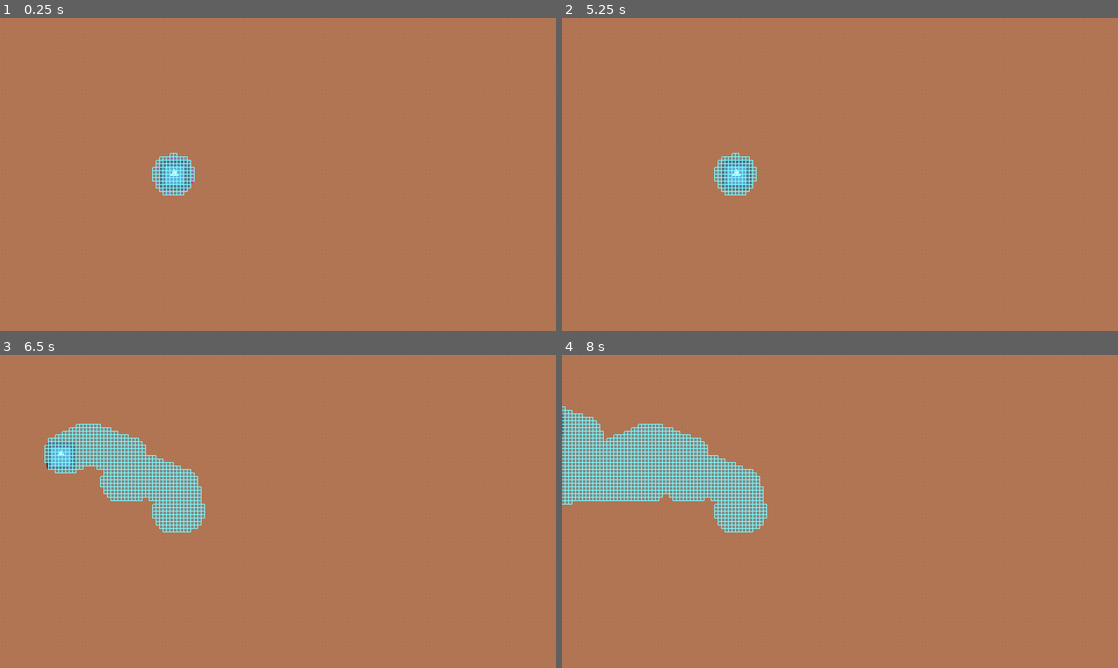
Above: before the commit, frames 1-4 (two rows, left to right).
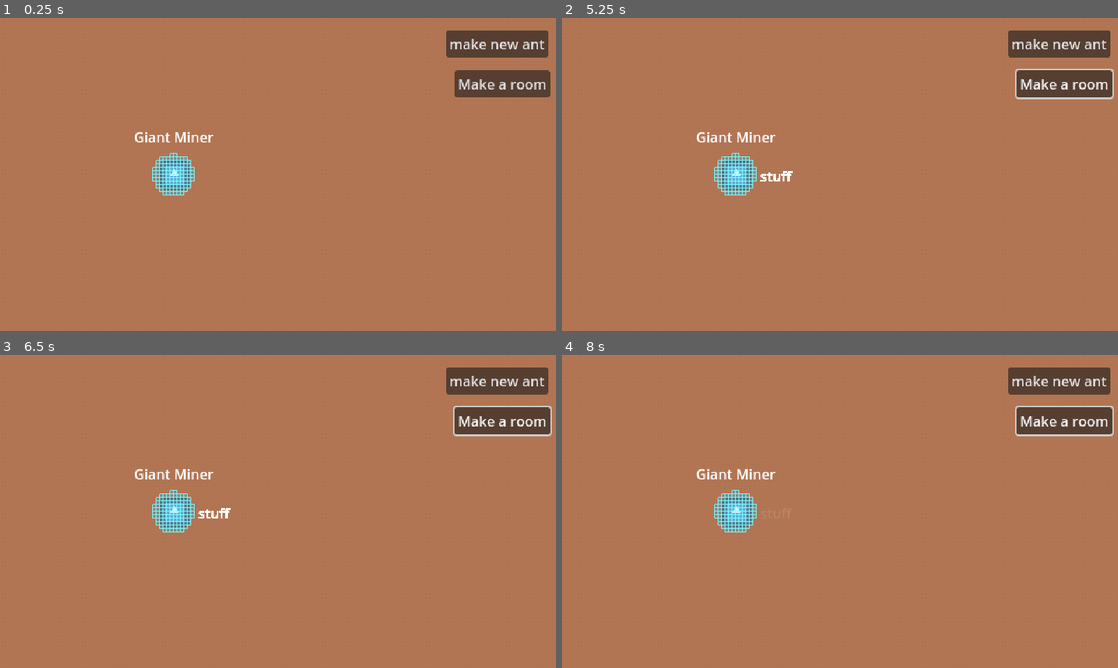
Above: after the commit, the same moments.

Repository: AlbieGray/LD57
Game: Godot game, scene res://Scenes/Game.tscn
Two runs of this game, one before a commit and one after it. Both use one fixed random seed, a clock stepped at 60 frames per second and the inputs below. The engine's default icon, where the game draws it, is replaced by a stand-in: a white triangle on a blue panel in a dark square.
Inputs (mouse positions are in pixels of both pictures, inside the frame that each line leads up to):
- Up to frame 1 (0.25 s): no input
- Up to frame 2 (5.25 s): click (1062, 83) at 0.5 s, where only the run after the commit has a clickable "Make a room"; click (1056, 43) at 1.25 s, where only the run after the commit has a clickable "make new ant"; click (1056, 43) at 2 s, where only the run after the commit has a clickable "make new ant"; click (1062, 83) at 2.75 s, where only the run after the commit has a clickable "Make a room"; click (1056, 43) at 3.5 s, where only the run after the commit has a clickable "make new ant"; click (1062, 83) at 4.25 s, where only the run after the commit has a clickable "Make a room"; tap Enter at 5 s; move the mouse to (962, 158) at 5.02 s; press the mouse at (962, 158) at 5.03 s
- Up to frame 3 (6.5 s): tap Space (make_room) at 5.3, 5.85 s; move the mouse to (166, 527) at 5.77 s; release the mouse at (166, 527) at 5.78 s; right-click (166, 527) at 6.05 s
- Up to frame 4 (8 s): move the mouse to (895, 442) at 6.52 s; hold Right mouse button (rightMouse) 6.53-7.28 s; click (895, 442) at 6.8 s; move the mouse to (812, 574) at 7.27 s; click (812, 574) at 7.35 s; tap Space (make_room) at 7.55 s

The runs differ from the first frame. In frame 1, 3.4% of the frame differs, in the area x 24-99%, y 4-57%; in frame 2, 3.7%; in frame 3, 7.9%; in frame 4, 11%, in the area x 0-100%, y 4-57%.
Error after the commit: Invalid call. Nonexistent function 'make_room' in base 'Nil'. (res://hud.gd:10)

Commit message:
names, speech and pathfinding bugfixes. multiple ants

Diff:
--- a/Scenes/Ant.tscn
+++ b/Scenes/Ant.tscn
@@ -12,12 +12,19 @@
 [sub_resource type="RectangleShape2D" id="RectangleShape2D_0aatc"]
 size = Vector2(31, 31)
 
+[sub_resource type="Curve2D" id="Curve2D_0aatc"]
+_data = {
+"points": PackedVector2Array(0, 0, 0, 0, 149, -1, 0, 0, 0, 0, 203, 2, 0, 0, 0, 0, 172, -51, 0, 0, 0, 0, 129, -52, 0, 0, 0, 0, 128, -3, 0, 0, 0, 0, 87, -1, 0, 0, 0, 0, 89, -45, 0, 0, 0, 0, 124, -77, 0, 0, 0, 0, 190, -75, 0, 0, 0, 0, 229, -28, 0, 0, 0, 0, 245, -1, 0, 0, 0, 0, 288, 0, 0, 0, 0, 0, 258, -51, 0, 0, 0, 0, 201, -96, 0, 0, 0, 0, 131, -100, 0, 0, 0, 0, 69, -69, 0, 0, 0, 0, 27, -21, 0, 0, 0, 0, 31, 3, 0, 0, 0, 0, 148, -1)
+}
+point_count = 19
+
 [node name="ant" type="CharacterBody2D"]
 collision_layer = 2
 collision_mask = 0
 script = ExtResource("1_yahas")
 
 [node name="SelectedRing" type="Sprite2D" parent="."]
+visible = false
 position = Vector2(1, 18)
 scale = Vector2(0.116, 0.112)
 texture = ExtResource("2_0aatc")
@@ -52,4 +59,37 @@
 position = Vector2(0.5, 5.5)
 shape = SubResource("RectangleShape2D_0aatc")
 
+[node name="NameTag" type="Label" parent="."]
+offset_left = -59.0
+offset_top = -50.0
+offset_right = 60.0
+offset_bottom = -27.0
+text = "ant_name_here"
+horizontal_alignment = 1
+metadata/_edit_use_anchors_ = true
+
+[node name="Speech" type="Label" parent="."]
+offset_left = 28.0
+offset_top = -5.0
+offset_right = 122.0
+offset_bottom = 18.0
+metadata/_edit_use_anchors_ = true
+
+[node name="VoicelineTimer" type="Timer" parent="."]
+wait_time = 5.0
+autostart = true
+
+[node name="VoicelineFadeout" type="Timer" parent="."]
+wait_time = 3.0
+
+[node name="RoomPath" type="Path2D" parent="."]
+position = Vector2(-148, 6)
+curve = SubResource("Curve2D_0aatc")
+
+[node name="RoomPathFollow" type="PathFollow2D" parent="RoomPath"]
+position = Vector2(149, -1)
+rotation = 0.0554985
+
 [connection signal="body_shape_entered" from="Area2D" to="." method="_on_area_2d_body_shape_entered"]
+[connection signal="timeout" from="VoicelineTimer" to="." method="_on_voiceline_timer_timeout"]
+[connection signal="timeout" from="VoicelineFadeout" to="." method="_on_voiceline_fadeout_timeout"]
--- a/Scenes/Game.tscn
+++ b/Scenes/Game.tscn
@@ -1,9 +1,10 @@
-[gd_scene load_steps=5 format=3 uid="uid://ctsdok0e1krnr"]
+[gd_scene load_steps=6 format=3 uid="uid://ctsdok0e1krnr"]
 
 [ext_resource type="PackedScene" uid="uid://bj2yeydheectr" path="res://Scenes/Ground.tscn" id="1_gl6un"]
 [ext_resource type="Script" uid="uid://cuiyvcx3bcqaf" path="res://Scripts/game.gd" id="1_kldst"]
 [ext_resource type="PackedScene" uid="uid://qjo51es7hbnr" path="res://Scenes/Ant.tscn" id="2_j5yw3"]
 [ext_resource type="PackedScene" uid="uid://rd8v16040ljk" path="res://Scenes/line_drawer.tscn" id="4_b2bpf"]
+[ext_resource type="PackedScene" uid="uid://cpjracm4ua184" path="res://Scenes/hud.tscn" id="5_b2bpf"]
 
 [node name="game" type="Node"]
 script = ExtResource("1_kldst")
@@ -14,3 +15,5 @@
 position = Vector2(200, 175)
 
 [node name="LineDrawer" parent="." instance=ExtResource("4_b2bpf")]
+
+[node name="HUD" parent="." instance=ExtResource("5_b2bpf")]
--- /dev/null
+++ b/Scenes/hud.tscn
@@ -0,0 +1,31 @@
+[gd_scene load_steps=2 format=3 uid="uid://cpjracm4ua184"]
+
+[ext_resource type="Script" uid="uid://d1smsmkvyvxrl" path="res://hud.gd" id="1_e0onf"]
+
+[node name="HUD" type="Control"]
+layout_mode = 3
+anchors_preset = 15
+anchor_right = 1.0
+anchor_bottom = 1.0
+grow_horizontal = 2
+grow_vertical = 2
+script = ExtResource("1_e0onf")
+
+[node name="MakeAntButton" type="Button" parent="."]
+layout_mode = 0
+offset_left = 513.0
+offset_top = 14.0
+offset_right = 631.0
+offset_bottom = 45.0
+text = "make new ant"
+
+[node name="MakeRoomButton" type="Button" parent="."]
+layout_mode = 0
+offset_left = 523.0
+offset_top = 60.0
+offset_right = 633.0
+offset_bottom = 91.0
+text = "Make a room"
+
+[connection signal="pressed" from="MakeAntButton" to="." method="_on_make_ant_button_pressed"]
+[connection signal="pressed" from="MakeRoomButton" to="." method="_on_make_room_button_pressed"]
--- a/Scenes/room_path.tscn
+++ b/Scenes/room_path.tscn
@@ -1,8 +1,8 @@
-[gd_scene load_steps=2 format=3 uid="uid://biw7hrm8bmrxe"]
+[gd_scene load_steps=2 format=3 uid="uid://bc4bfsgevpwnp"]
 
 [sub_resource type="Curve2D" id="Curve2D_sol8d"]
 _data = {
-"points": PackedVector2Array(0, 0, 0, 0, 280, 211, 0, 0, 0,  …(607 unchanged characters)…  197, 0, 0, 0, 0, 138, 211, 0, 0, 0, 0, 281, 210)
+"points": PackedVector2Array(0, 0, 0, 0, 280, 211, 0, 0, 0,  …(607 unchanged characters)…  197, 0, 0, 0, 0, 138, 211, 0, 0, 0, 0, 300, 211)
 }
 point_count = 31
 
@@ -10,7 +10,7 @@
 position = Vector2(-250, -200)
 curve = SubResource("Curve2D_sol8d")
 
-[node name="PathFollow2D" type="PathFollow2D" parent="."]
+[node name="RoomPathFollow" type="PathFollow2D" parent="."]
 position = Vector2(319.996, 210.231)
 rotation = -0.0192284
 progress = 40.0
--- a/Scripts/ant.gd
+++ b/Scripts/ant.gd
@@ -13,21 +13,32 @@
 var current_path = path
 @onready var follow = $DigPath/digPath/followPath
 
+var display_name = "unnamed"
+
 var room_path = preload("res://Scenes/room_path.tscn")
 
 var mouse_pos = null
 var drawing = false
-var selected = true
+var selected = false
 var pathfinding = false
+var text_fading = false
+var making_room = false
+var digging = true
 
+const ant_names_script = preload("res://Scripts/ant_names.gd")
 
+func _ready():
+	var first_names = ant_names_script.new().first_names
+	var second_names = ant_names_script.new().second_names
+	display_name = first_names.pick_random() + " " + second_names.pick_random()
+	$NameTag.text = display_name
 
 func _process(delta: float) -> void:
 	mouse_pos = get_global_mouse_position()
 
 	# detect if clicked
 	if Input.is_action_just_pressed("rightMouse"):
-		if mouse_pos.distance_to(position) < 15:
+		if selected and mouse_pos.distance_to(position) < 15:
 			drawing = true
 			print("started drawing")
 
@@ -36,17 +47,30 @@
 			selected = false
 		elif mouse_pos.distance_to(position) < 15:
 			selected = true
+			get_parent().selected_ant = self
 			print("just selected")
 		else:
 			selected = false
 		$SelectedRing.visible = selected
 
 	 # path following
-	if current_path_follow != null:
+	if digging and selected and current_path_follow != null:
 		current_path_follow.progress += delta*speed
 		position = current_path_follow.position
+		#print(path.curve)
+		if current_path_follow.progress_ratio >= 1:# and path.curve.point_count > 0:
+			digging = false
+			print("finished following path")
+			path.curve.clear_points()
+			#current_path_follow = null
 
-	if Input.is_action_just_pressed("make_room"):
+	if making_room:
+		current_path_follow.progress += delta*speed
+		position = current_path_follow.position
+		if current_path_follow.progress_ratio >= 1:
+			making_room = false
+
+	if selected and Input.is_action_just_pressed("make_room"):
 		make_room()
 
 
@@ -54,6 +78,7 @@
 	mouse_pos = get_global_mouse_position()
 	if drawing and Input.is_action_pressed("rightMouse"):
 		if path.curve.get_baked_points().size() == 0 or mouse_pos.distance_to(path.curve.get_closest_point(mouse_pos)) != 0:
+			digging = true
 			path.curve.add_point(mouse_pos)
 			line.add_point(mouse_pos)
 			current_path_follow = $DigPath/digPath/followPath
@@ -64,6 +89,7 @@
 		drawing = false
 		print("ending drawing")
 		line.clear_points()
+
 
 
 	elif selected and not drawing and Input.is_action_just_released("rightMouse"):
@@ -93,15 +119,20 @@
 			pathfinding = false
 			velocity = Vector2(0,0)
 
+
+	if text_fading:
+		$Speech.modulate = Color(255, 255, 255, 10*($VoicelineFadeout.time_left/$VoicelineFadeout.wait_time))
+
 	move_and_slide()
 
 
 func make_room() -> void:
+	making_room = true
 	current_path = room_path.instantiate()
 	add_child(current_path)
-
-	current_path_follow = current_path.get_node("PathFollow2D")
+	current_path_follow = current_path.find_child("RoomPathFollow")
 	current_path_follow.loop = false
+	current_path_follow.progress_ratio = 0
 	make_room_offset = current_path_follow.position-position
 
 	for i in range(current_path.curve.point_count):
@@ -112,3 +143,18 @@
 	if body is TileMapLayer and not pathfinding:
 		var coords = body.get_coords_for_body_rid(body_rid)
 		body.set_cell(coords, body.tile_set.get_source_id(0), Vector2(1, 0))
+
+
+func set_speech(text, timeout=3) -> void:
+	$Speech.modulate = Color(255, 255, 255, 255)
+	$Speech.text = text
+	$VoicelineFadeout.wait_time = timeout
+	$VoicelineFadeout.start()
+	text_fading = true
+
+func _on_voiceline_timer_timeout() -> void:
+	set_speech("stuff", 3)
+
+
+func _on_voiceline_fadeout_timeout() -> void:
+	text_fading = false
--- /dev/null
+++ b/Scripts/ant_names.gd
@@ -0,0 +1,97 @@
+extends Node
+
+@export var first_names = [
+	"Skull",
+	"Muscle",
+	"Cheesy",
+	"Sugar",
+	"Sweeney",
+	"Cole",
+	"Squeaky",
+	"Stumbling",
+	"Wobbly",
+	"Wriggly",
+	"Moody",
+	"Honeysuckle",
+	"Motile",
+	"Muffin",
+	"Suspicious",
+	"Miserly",
+	"Pissed",
+	"Matey",
+	"Giant",
+	"Mini",
+	"Mount",
+	"Lava",
+	"Tommy",
+	"Gem",
+	"Paddling",
+	"Unnatural",
+	"Guiding",
+	"Atomic",
+	"Dusty",
+	"Crazy Little",
+	"Crazy Rich",
+	"Hopeless",
+	"Butter",
+	"Speedy",
+	"Choo-choo",
+	"Snotty",
+	"Worstward",
+	"Stinky",
+	"Locked-in",
+	"Curly",
+	"Captcha",
+	"Crypto",
+	"Raging",
+	"Cutie",
+	"Restless",
+]
+
+@export var second_names = [
+	"Muncher",
+	"Builder",
+	"Diggs",
+	"Cream-First",
+	"Jam-First",
+	"Fatbottom",
+	"Miner",
+	"Horns",
+	"Feet",
+	"Fort",
+	"Wiggs",
+	"Ballerino",
+	"Muffer",
+	"Stinks",
+	"Cider",
+	"Caveman",
+	"Hiker",
+	"Juggler",
+	"Scout",
+	"Hacker",
+	"Sucks!",
+	"Ho!",
+	"Savage",
+	"Gem",
+	"Burier",
+	"Trigger",
+	"Glitter",
+	"Spirit",
+	"Brightside",
+	"Hammer",
+	"Chewer",
+	"Captcha",
+	"Head",
+	"Fingers",
+	"Antonie",
+	"Antabelle",
+	"Andrew",
+	"Flipper",
+	"Overload",
+	"Ponytails",
+	"Cheese",
+	"Bull",
+	"Crypto",
+	"Bro",
+	"Pie",
+]
--- a/Scripts/game.gd
+++ b/Scripts/game.gd
@@ -1,4 +1,19 @@
 extends Node
+
+var selected_ant = null
+var ants = []
+
+var ant_scene = preload("res://Scenes/Ant.tscn")
+
+func make_new_ant():
+	if selected_ant == null:
+		print("select an ant first!")
+		return
+	else:
+		var new_ant = ant_scene.instantiate()
+		new_ant.line = $LineDrawer/Line2D
+		new_ant.tilemap = $Ground/TileMapLayer
+		add_child(new_ant)
 
 func _ready():
 	$Ant.line = $LineDrawer/Line2D
--- /dev/null
+++ b/hud.gd
@@ -0,0 +1,10 @@
+extends Control
+
+
+func _on_make_ant_button_pressed() -> void:
+	print("button pressed")
+	get_parent().make_new_ant()
+
+
+func _on_make_room_button_pressed() -> void:
+	get_parent().selected_ant.make_room()
Not shown: 1 places in Scenes/Ant.tscn that only renumber resources
Not shown, added: Scripts/ant_names.gd.uid
Not shown, added: hud.gd.uid
